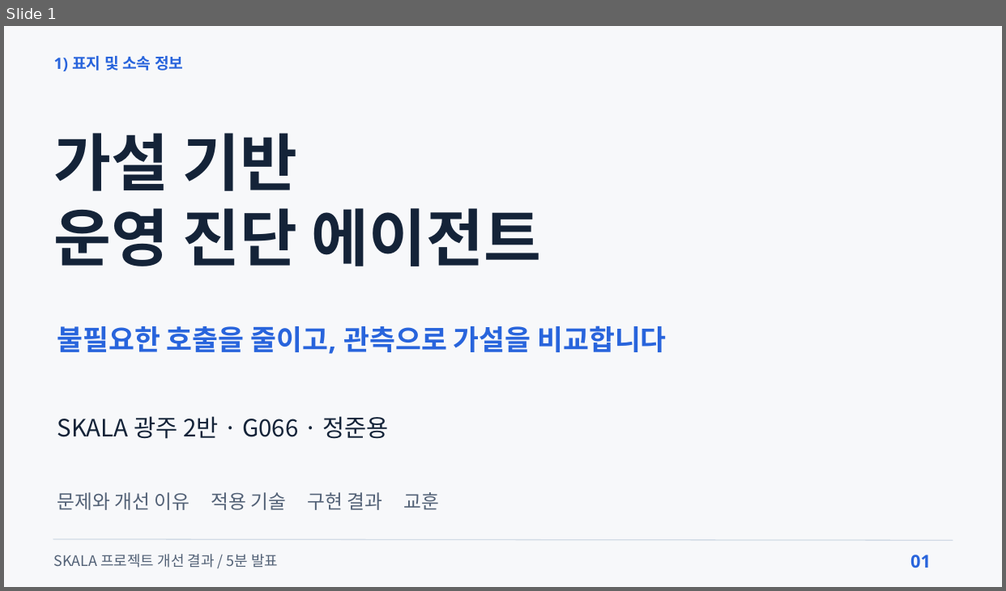
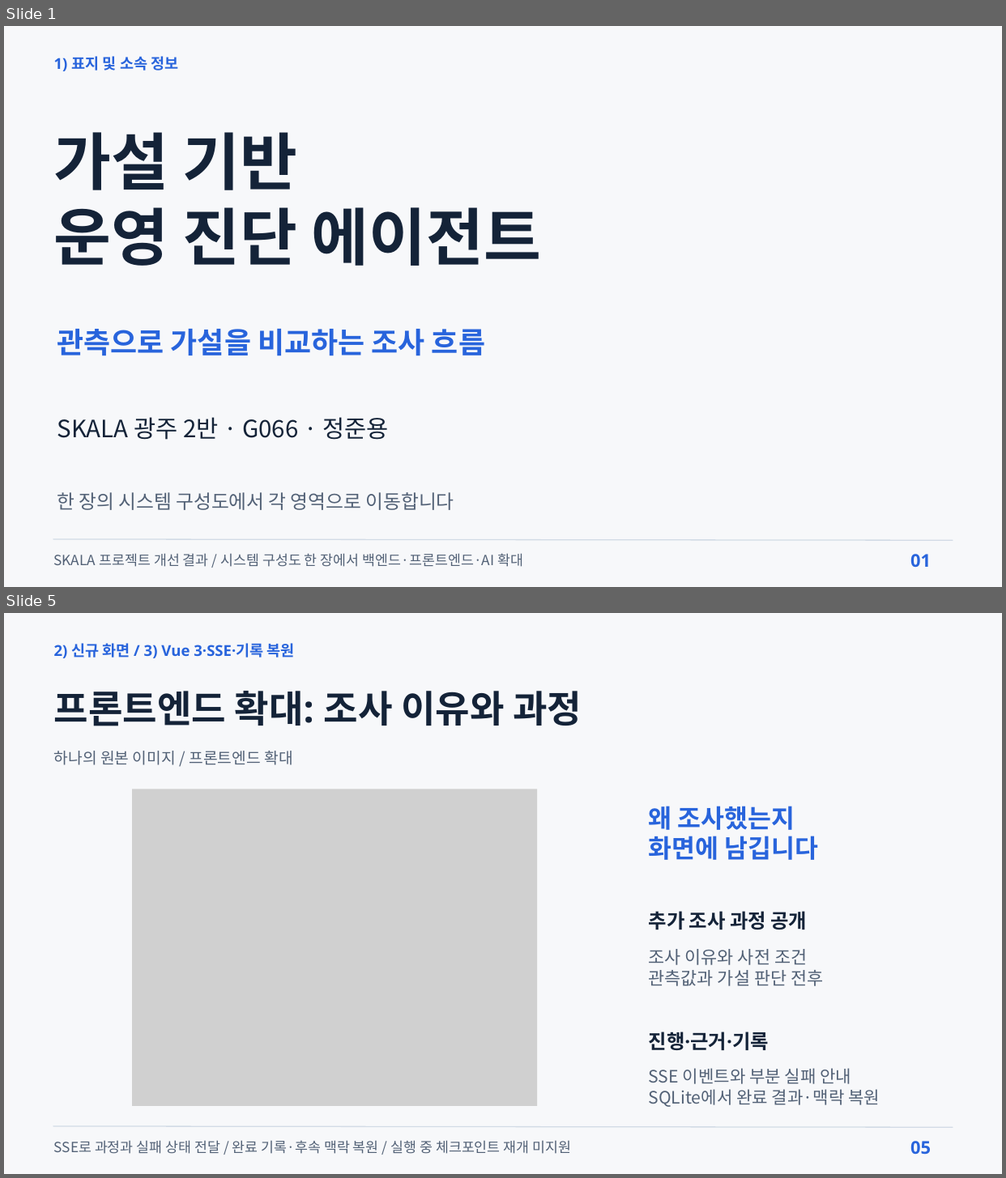
Before and after one commit to beshurl/skala-ai-mini-project, a slide deck: doc/presentation/운영진단_에이전트_5분발표.pptx. Shown one above the other, each under a label of ours: slide 1 before the commit, slides 1 and 5 after it; the slides between them are not shown. The pictures are 1006x591 and 1006x1178 pixels, drawn with LibreOffice and Linux fonts; fonts in the diff are those of the drawing; grey boxes stand for pictures. Boxes give left, top, right and bottom in pixels: in the first picture for what was removed or moved away, otherwise in the second. Text is boxed around its words. In the diff, an @@ line names an element or a change of style, - is before the commit and + after.

```diff
--- a/doc/presentation/운영진단_에이전트_5분발표.pptx
+++ b/doc/presentation/운영진단_에이전트_5분발표.pptx
@@ slide 5 added at (4,613,1002,1174), background #F7F8FA @@
@@ text added at (54,643,295,658), 21.8 pt, text #2864DC, bold @@
+2) 신규 화면 / 3) Vue 3·SSE·기록 복원
@@ text added at (54,691,582,726), 54 pt, text #142338, bold @@
+프론트엔드 확대: 조사 이유와 과정
@@ text added at (54,751,292,765), 22.5 pt, text #526176 @@
+하나의 원본 이미지 / 프론트엔드 확대
@@ picture added at (132,789,538,1106) @@
@@ text added at (649,806,818,860), 36.8 pt, text #2864DC, bold @@
+왜 조사했는지
+화면에 남깁니다
@@ text added at (649,911,807,931), 28.5 pt, text #142338, bold @@
+추가 조사 과정 공개
@@ text added at (649,949,823,986), 25.5 pt, text #526176 @@
+조사 이유와 사전 조건
+관측값과 가설 판단 전후
@@ text added at (649,1032,769,1050), 28.5 pt, text #142338, bold @@
+진행·근거·기록
@@ text added at (649,1068,880,1107), 24.8 pt, text #526176 @@
+SSE 이벤트와 부분 실패 안내
+SQLite에서 완료 결과·맥락 복원
@@ line added from (53, 1127) to (953, 1127), #D2DBE6 1.5 pt @@
@@ text added at (54,1140,572,1154), 20.2 pt, text #526176 @@
+SSE로 과정과 실패 상태 전달 / 완료 기록·후속 맥락 복원 / 실행 중 체크포인트 재개 미지원
@@ text added at (910,1141,931,1154), 25.5 pt, text #2864DC, bold @@
+05
@@ slide 1 changed as well @@
@@ text "1) 표지 및 소속 정보" at (54,56,178,71): size 22.5 to 21.8 pt; line spacing 27pt to 26.1pt @@
@@ text at (57,329,485,356): text changed; size 40.5 to 42 pt @@
-불필요한 호출을 줄이고, 관측으로 가설을 비교합니다
+관측으로 가설을 비교하는 조사 흐름
@@ text at (57,493,454,510): text changed @@
-문제와 개선 이유 적용 기술 구현 결과 교훈
+한 장의 시스템 구성도에서 각 영역으로 이동합니다
@@ text at (54,553,523,567): text changed; size 21 to 20.2 pt @@
-SKALA 프로젝트 개선 결과 / 5분 발표
+SKALA 프로젝트 개선 결과 / 시스템 구성도 한 장에서 백엔드·프론트엔드·AI 확대
```
Also in this commit, not shown: 4 other slides changed, 3 other slides added, 3 slides removed, 7 other files.
